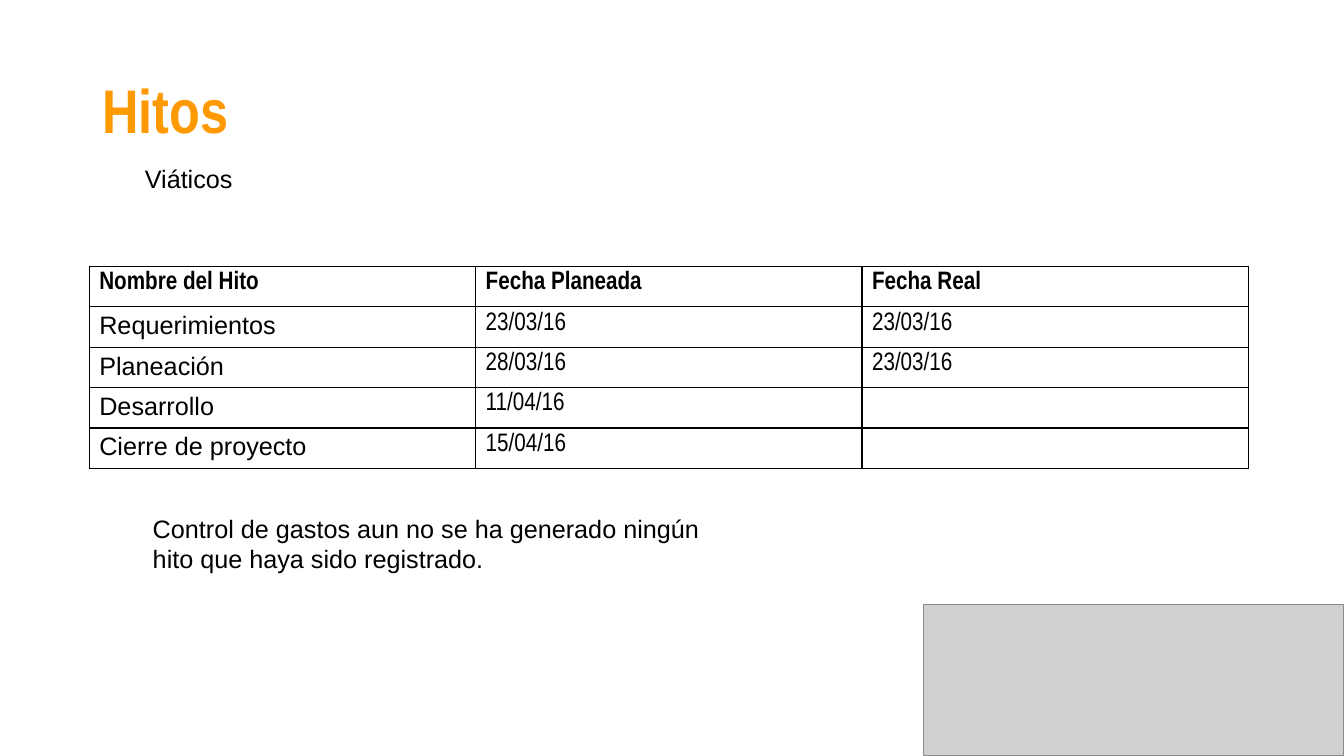
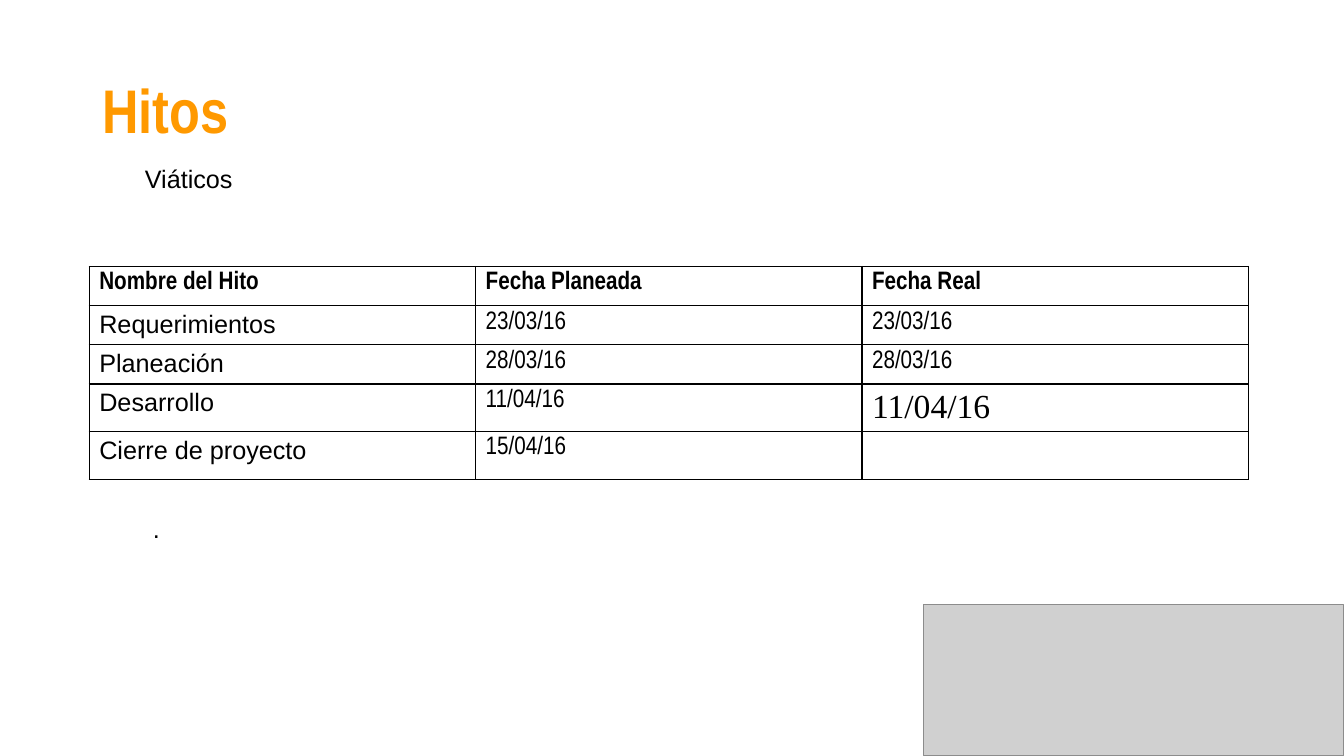
Before and after one commit to jovannyzepeda/Bisoltec, a slide deck: slide 4 of Organizacional/06. Medición y Monitoreo/2016/Bisoltec-ReporteMonitoreo.pptx. Drawn at 1344x756 pixels with LibreOffice and Linux fonts; fonts in the diff are those of the drawing; grey boxes stand for pictures. Boxes give left, top, right and bottom in pixels: in the first picture for what was removed or moved away, otherwise in the second. Text is boxed around its words. In the diff, an @@ line names an element or a change of style, - is before the commit and + after.

```diff
--- a/Organizacional/06. Medición y Monitoreo/2016/Bisoltec-ReporteMonitoreo.pptx
+++ b/Organizacional/06. Medición y Monitoreo/2016/Bisoltec-ReporteMonitoreo.pptx
@@ table at (90,266,1248,469) @@
-row 3, column 3: 23/03/16
+row 3, column 3: 28/03/16
-row 4, column 3: 
+row 4, column 3: 11/04/16
@@ text added at (143,508,746,575), 18 pt, text #000000 @@
+.
@@ text removed at (153,519,699,574) @@
-Control de gastos aun no se ha generado ningún hito que haya sido registrado.
```
Also in this commit, not shown: 10 other slides changed, 14 slides added, 8 slides removed, 3 other files.
